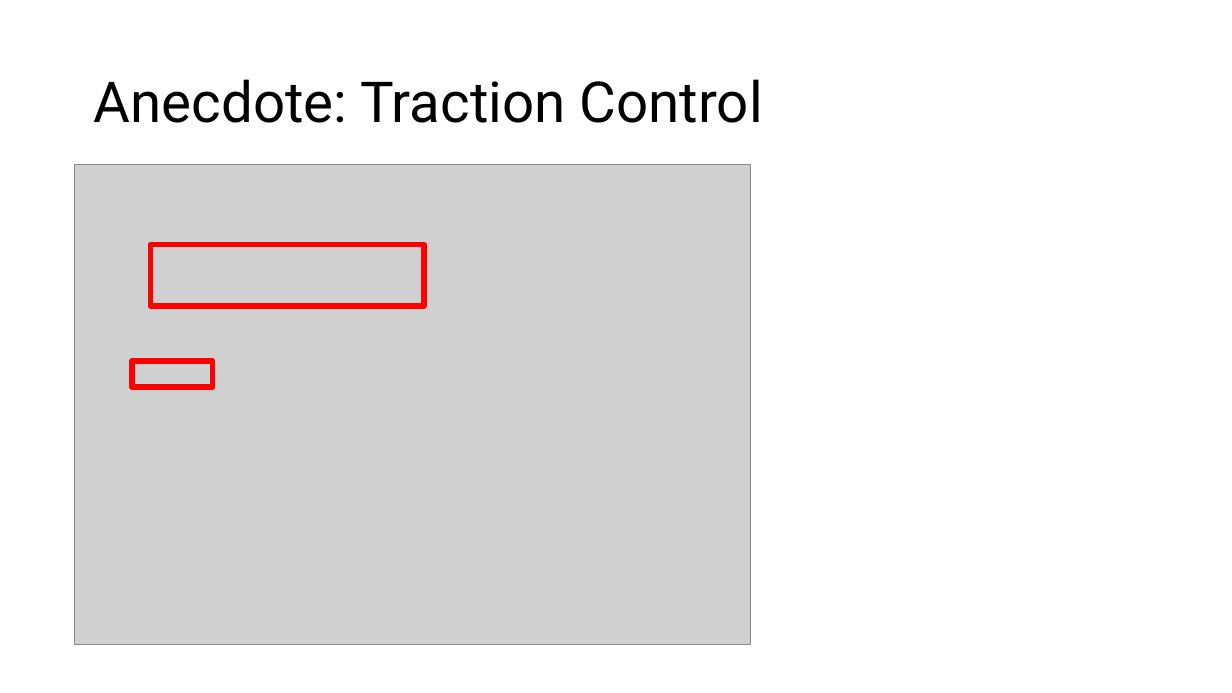
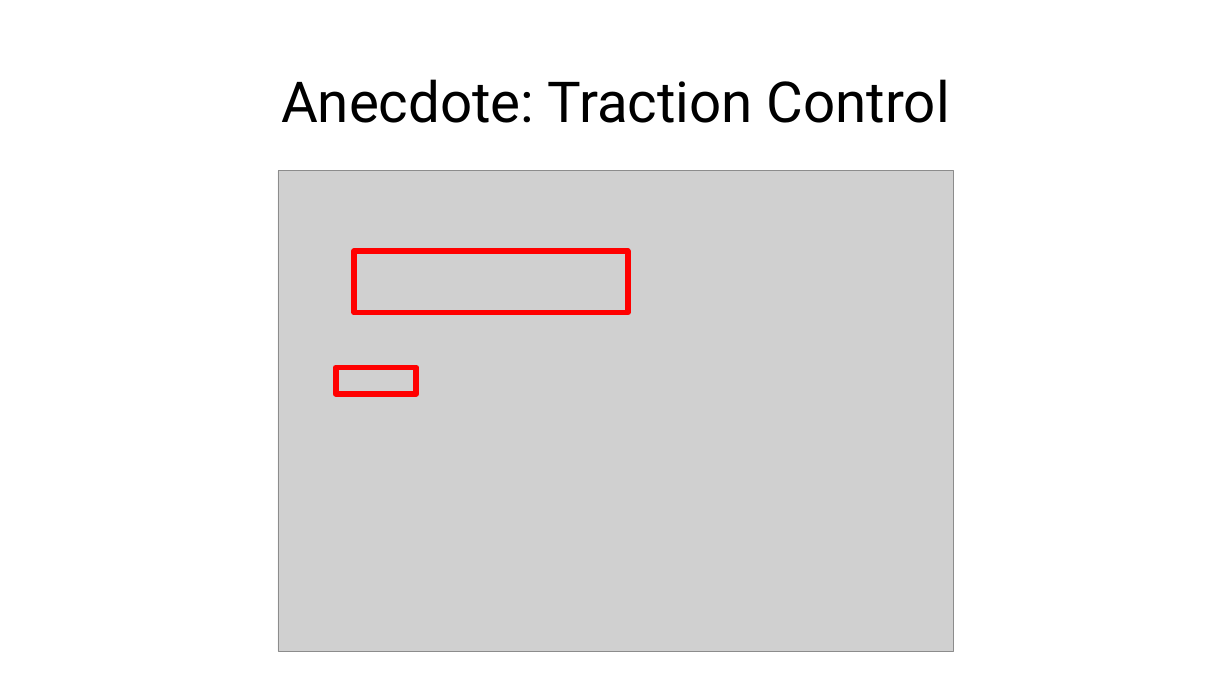
Before and after one commit to jonathanbollig/pycophy, a slide deck: slide 5 of Lectures/Chunk 3 - Logic Operators and If-Statements.pptx. Drawn at 1232x693 pixels with LibreOffice and Linux fonts; fonts in the diff are those of the drawing; grey boxes stand for pictures. Boxes give left, top, right and bottom in pixels: in the first picture for what was removed or moved away, otherwise in the second. Text is boxed around its words. In the diff, an @@ line names an element or a change of style, - is before the commit and + after.

```diff
--- a/Lectures/Chunk 3 - Logic Operators and If-Statements.pptx
+++ b/Lectures/Chunk 3 - Logic Operators and If-Statements.pptx
@@ title "Anecdote: Traction Control" at bbox=[281, 79, 950, 123]: alignment left to centre @@
@@ picture: place and size @@
-picture at bbox=[75, 165, 750, 645]
+picture at bbox=[278, 171, 954, 652]
@@ rectangle: place and size @@
-rectangle at bbox=[151, 245, 424, 306]
+rectangle at bbox=[354, 251, 628, 312]
@@ rectangle: place and size @@
-rectangle at bbox=[132, 360, 213, 387]
+rectangle at bbox=[335, 368, 416, 395]
```
Also in this commit, not shown: 6 other slides changed, 2 other files.
